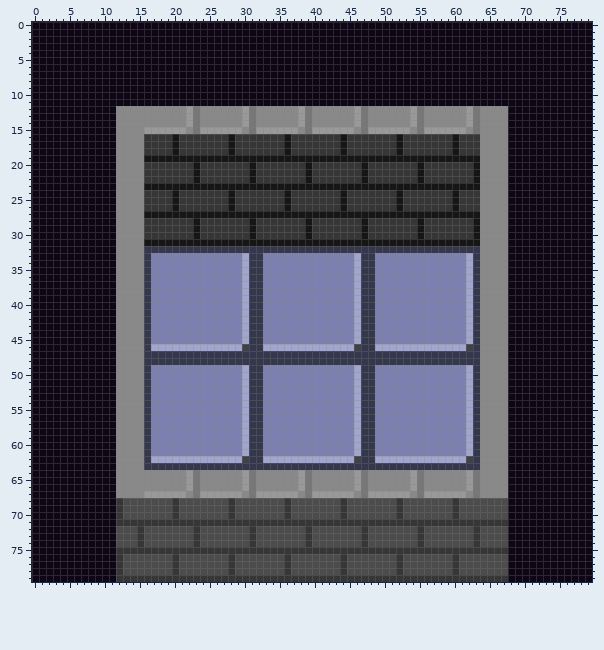
Sprite sheet: sprites/spr_t_wall_tiles/da49478d-c6ee-4c92-b6eb-a3c43b4b2533.png. Above: the version before the commit.
The file is 80x80 pixels. Colours within 5 levels of each other are drawn and written as one.
The result:
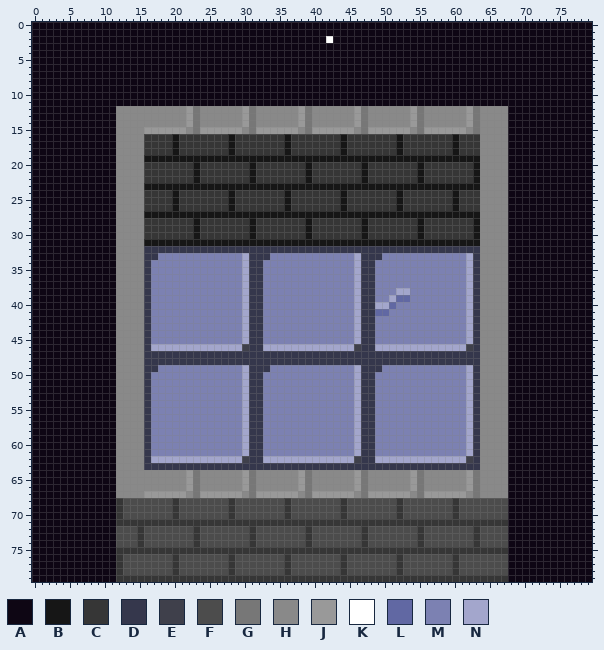
Palette (. is transparent): A #0e0614  B #161616  C #363636  D #35374c  E #3f404b  F #4c4c4c  G #777777  H #898989  J #999999  K #ffffff  L #6168a3  M #7c81b2  N #a3a6cc
The edit:
Colour D replaces colour M in row 33 at x 17, 33 and 49; in row 49 at x 17, 33 and 49.
Colour K replaces colour A in row 2 at x 42.
Colour L replaces colour M in row 39 at x 52 to 53; in row 40 at x 51; in row 41 at x 49 to 50.
Colour N replaces colour M in row 38 at x 52 to 53; in row 39 at x 51; in row 40 at x 49 to 50.
Changed places in both pictures, as pixel boxes (x1, y1, x2, y2):
changed: (326, 36, 333, 43)
changed: (151, 253, 158, 260)
changed: (263, 253, 270, 260)
changed: (375, 253, 410, 316)
changed: (151, 365, 158, 372)
changed: (263, 365, 270, 372)
changed: (375, 365, 382, 372)
